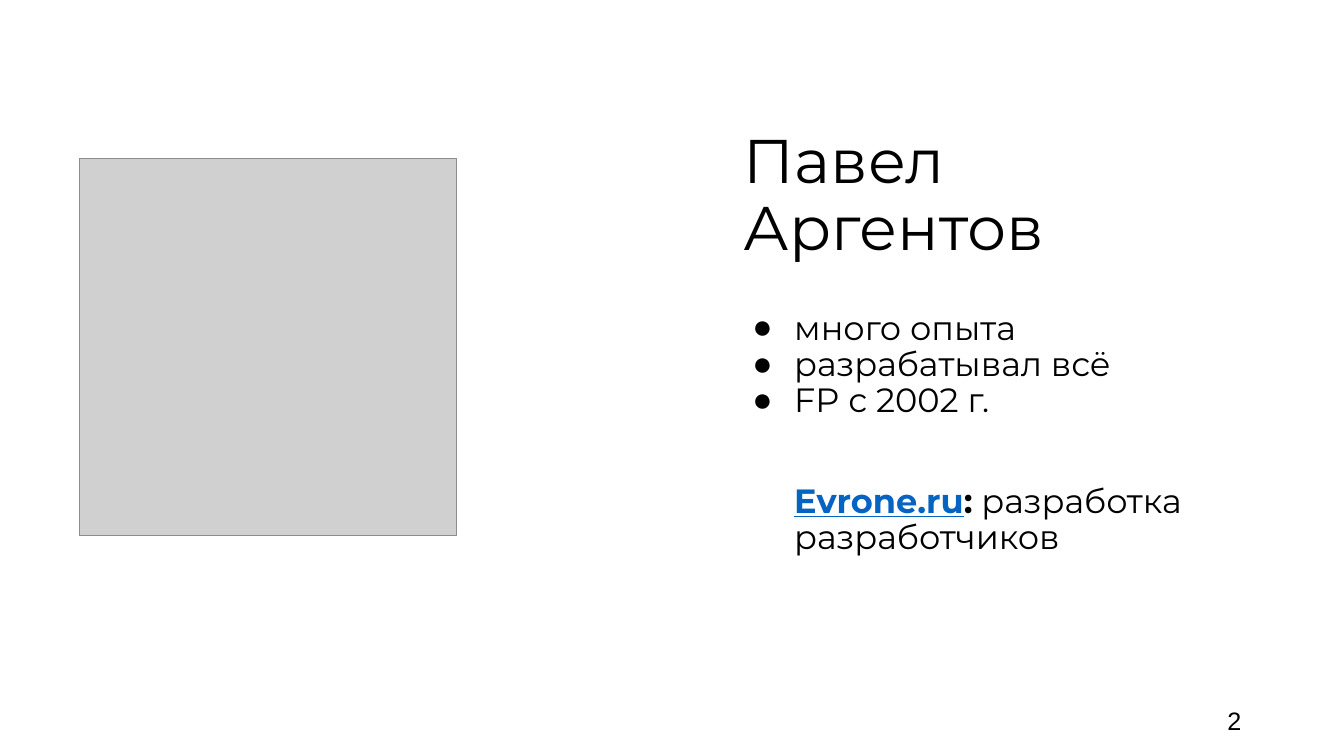
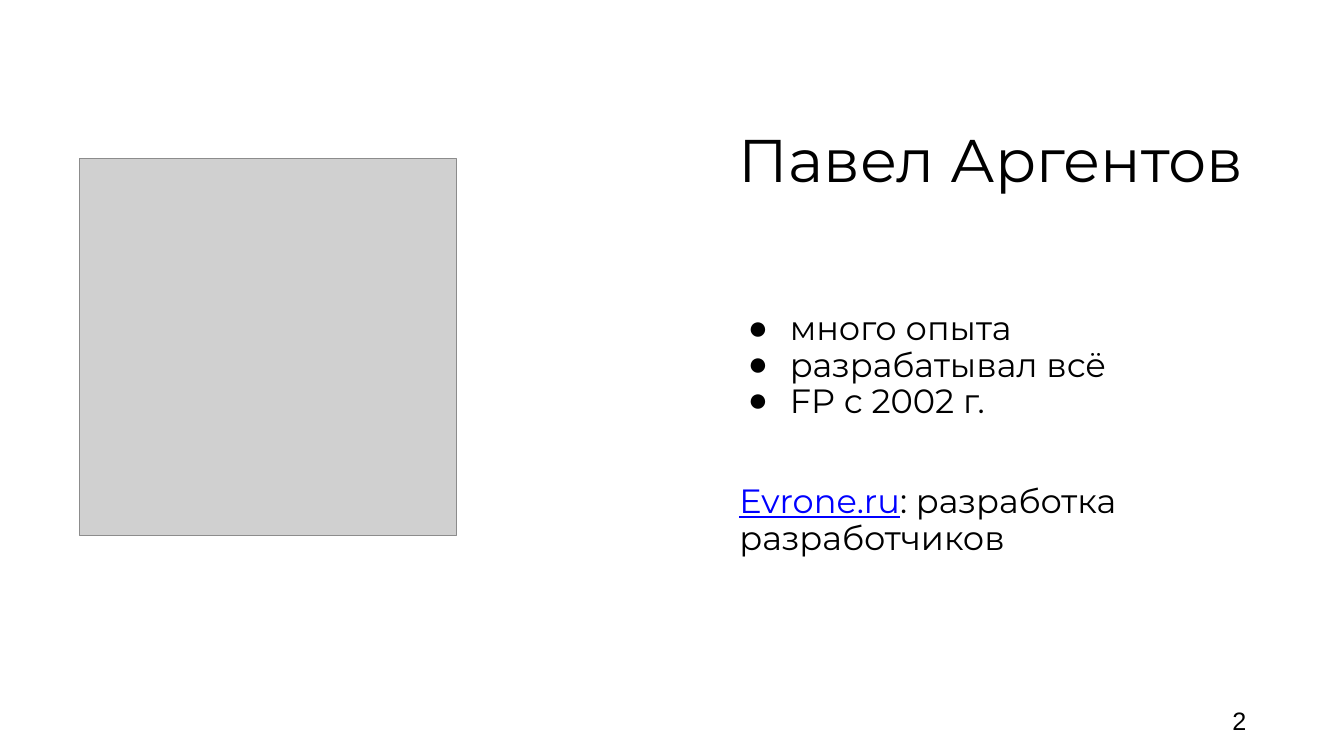
Before and after one commit to argent-smith/presentations, a slide deck: slide 2 of FP_Talk_2026/nastachku/presentation.pptx. Drawn at 1344x756 pixels with LibreOffice and Linux fonts; fonts in the diff are those of the drawing; grey boxes stand for pictures; background and template pictures are left out. Boxes give left, top, right and bottom in pixels: in the first picture for what was removed or moved away, otherwise in the second. Text is boxed around its words. In the diff, an @@ line names an element or a change of style, - is before the commit and + after.

```diff
--- a/FP_Talk_2026/nastachku/presentation.pptx
+++ b/FP_Talk_2026/nastachku/presentation.pptx
@@ title "Павел Аргентов" at <box>739,140,1243,194</box>: size 44 to 43 pt @@
@@ text at <box>739,487,1116,557</box>: text colour #0563C1 to #0000FF, bold off in "Evrone.ru:"; indent changed @@
@@ page number: place and size @@
-page number at <box>1227,712,1241,730</box>
+page number at <box>1232,712,1246,730</box>
```
Also in this commit, not shown: 16 other slides changed, 42 slides added, 34 slides removed, 13 other files.
